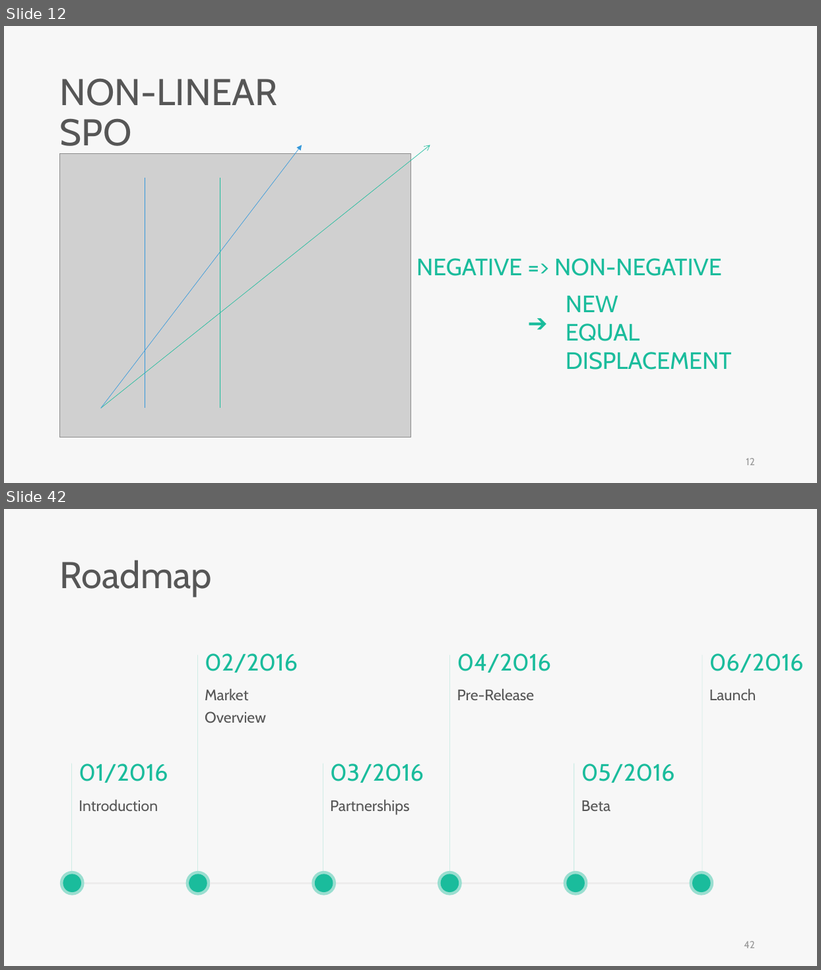
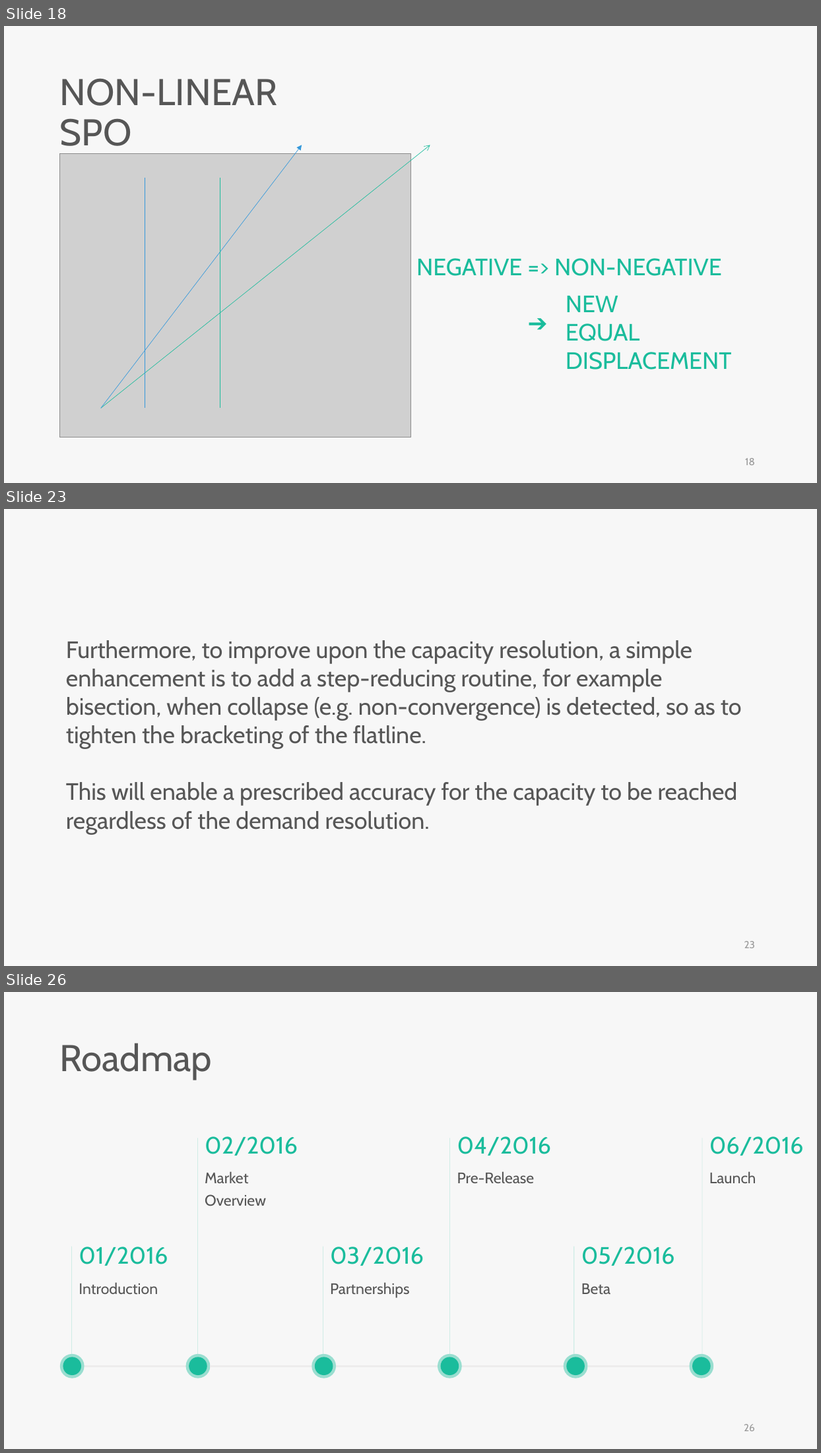
Before and after one commit to skyran1278/VbaProject, a slide deck: 20180126_SmartSplice/20180901_Meeting/Incremental dynamic analysis.pptx. Shown one above the other, each under a label of ours: slides 12 and 42 before the commit, slides 18, 23 and 26 after it; the slides between them are not shown. The pictures are 821x970 and 821x1453 pixels, drawn with LibreOffice and Linux fonts; fonts in the diff are those of the drawing; grey boxes stand for pictures. Boxes give left, top, right and bottom in pixels: in the first picture for what was removed or moved away, otherwise in the second. Text is boxed around its words. In the diff, an @@ line names an element or a change of style, - is before the commit and + after.

```diff
--- a/20180126_SmartSplice/20180901_Meeting/Incremental dynamic analysis.pptx
+++ b/20180126_SmartSplice/20180901_Meeting/Incremental dynamic analysis.pptx
@@ slide 23 added at (x1=4, y1=509, x2=817, y2=966), background #F7F7F7 @@
@@ text added at (x1=66, y1=640, x2=742, y2=834), 28 pt, text #565656 @@
+Furthermore, to improve upon the capacity resolution, a simple enhancement is to add a step-reducing routine, for example bisection, when collapse (e.g. non-convergence) is detected, so as to tighten the bracketing of the flatline.
+This will enable a prescribed accuracy for the capacity to be reached regardless of the demand resolution.
@@ page number added at (x1=745, y1=941, x2=755, y2=949), 12 pt, text #9A9A9A @@
+23
@@ what was slide 12 is now slide 18 @@
@@ page number at (x1=745, y1=458, x2=755, y2=466): text changed @@
-12
+18
@@ what was slide 42 is now slide 26 @@
@@ page number at (x1=744, y1=1424, x2=755, y2=1432): text changed @@
-42
+26
```
Also in this commit, not shown: 4 slides changed, 13 other slides added, 1 other file.
